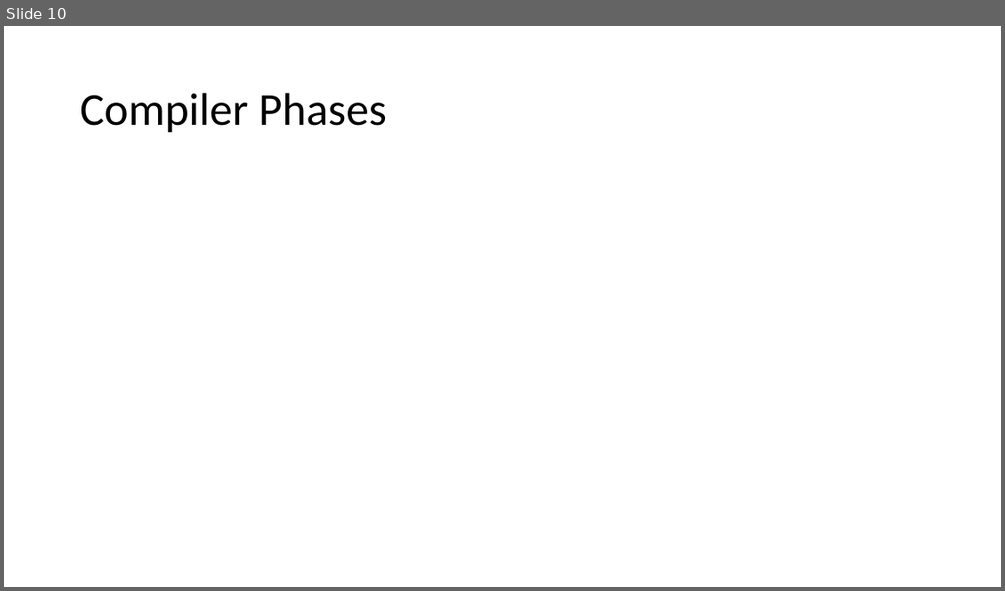
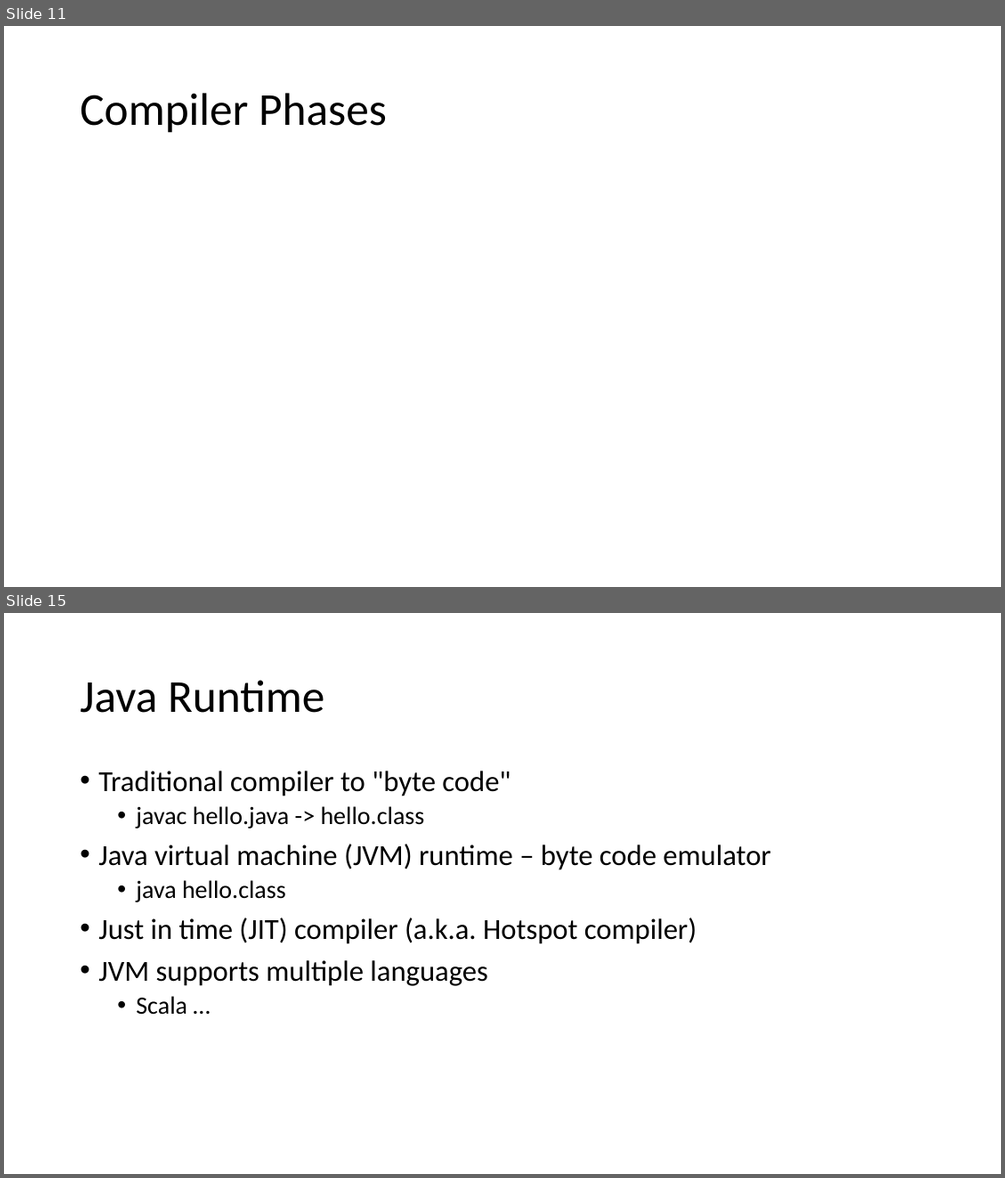
Before and after one commit to csev/ca4e, a slide deck: lectures/05-Software.pptx. Shown one above the other, each under a label of ours: slide 10 before the commit, slides 11 and 15 after it; the slides between them are not shown. The pictures are 1005x591 and 1005x1178 pixels, drawn with LibreOffice and Linux fonts; fonts in the diff are those of the drawing. Boxes give left, top, right and bottom in pixels: in the first picture for what was removed or moved away, otherwise in the second. Text is boxed around its words. In the diff, an @@ line names an element or a change of style, - is before the commit and + after.

```diff
--- a/lectures/05-Software.pptx
+++ b/lectures/05-Software.pptx
@@ slide 15 added at bbox=[4, 613, 1001, 1174], background #FFFFFF @@
@@ title added at bbox=[80, 680, 324, 713], 44 pt, text #000000 @@
+Java Runtime
@@ text added at bbox=[98, 771, 770, 1014], 28 pt, text #000000 @@
+• Traditional compiler to "byte code"
+  • javac hello.java -> hello.class
+• Java virtual machine (JVM) runtime – byte code emulator
+  • java hello.class
+• Just in time (JIT) compiler (a.k.a. Hotspot compiler)
+• JVM supports multiple languages
+  • Scala …
@@ what was slide 10 is now slide 11 @@
```
Also in this commit, not shown: 8 other slides added, 4 other files.
